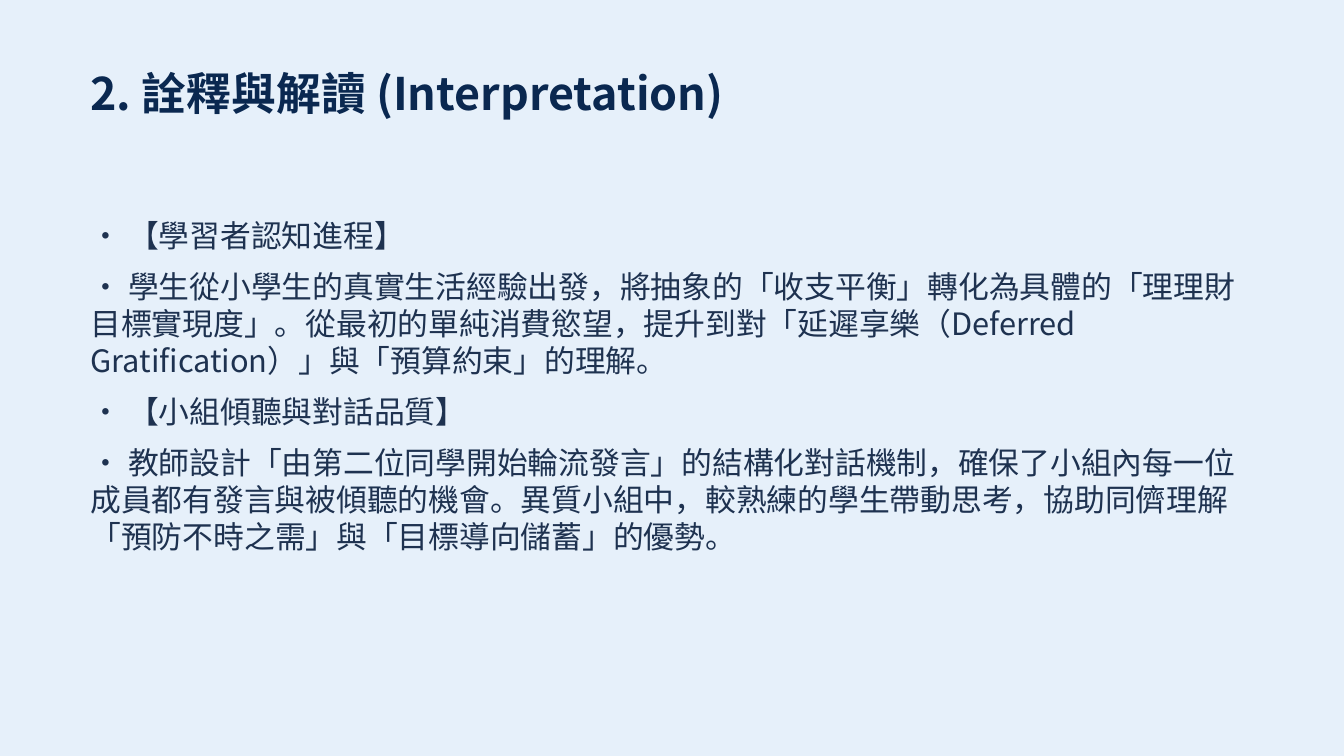
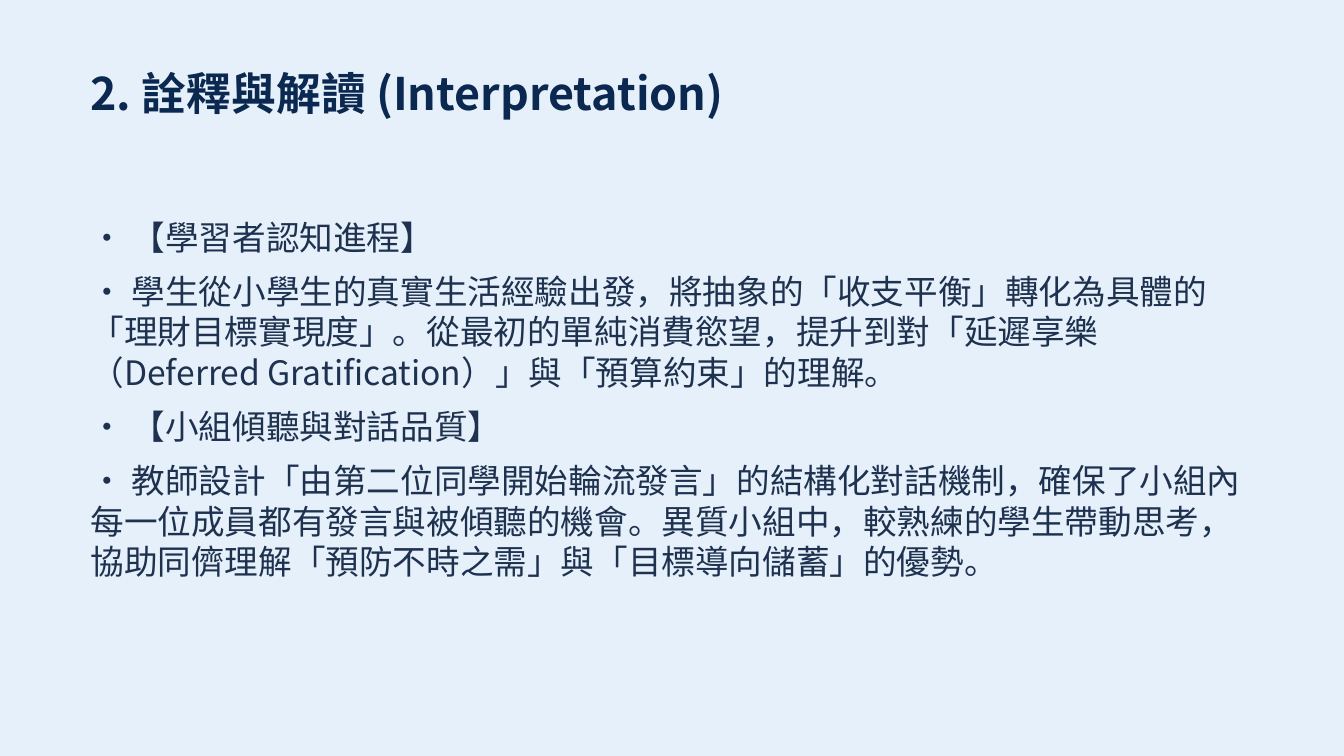
Before and after one commit to sspsapin5566/slc-5th-grade-social-study, a slide deck: slide 7 of output/slides.pptx. Drawn at 1344x756 pixels with LibreOffice and Linux fonts; fonts in the diff are those of the drawing. Boxes give left, top, right and bottom in pixels: in the first picture for what was removed or moved away, otherwise in the second. Text is boxed around its words. In the diff, an @@ line names an element or a change of style, - is before the commit and + after.

```diff
--- a/output/slides.pptx
+++ b/output/slides.pptx
@@ text at [91, 221, 1241, 577]: size 22 to 24 pt in "• 【學習者認知進程】", "• 【小組傾聽與對話品質】", "• 教師設計「由第二位同學開始輪流發言」的結構化對話機制，確保了小組內每一位成員都有發言與被傾聽的機會。異質小組中，較熟 ..." @@
@@ text at [91, 275, 1207, 388]: text changed; size 22 to 24 pt @@
-• 學生從小學生的真實生活經驗出發，將抽象的「收支平衡」轉化為具體的「理理財目標實現度」。從最初的單純消費慾望，提升到對「延遲享樂（Deferred Gratification）」與「預算約束」的理解。
+• 學生從小學生的真實生活經驗出發，將抽象的「收支平衡」轉化為具體的「理財目標實現度」。從最初的單純消費慾望，提升到對「延遲享樂（Deferred Gratification）」與「預算約束」的理解。
```
Also in this commit, not shown: 5 other slides changed, 3 other files.
